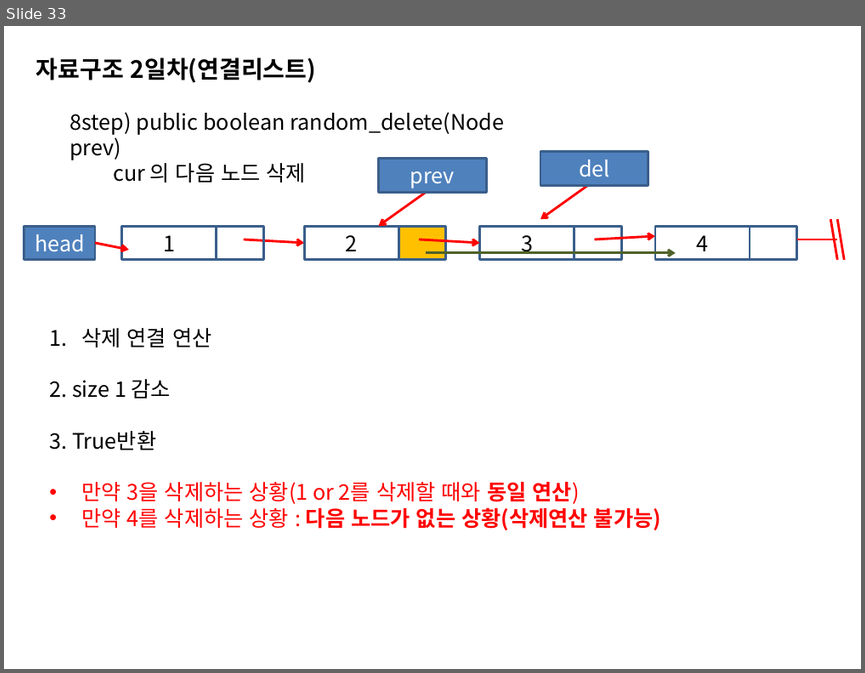
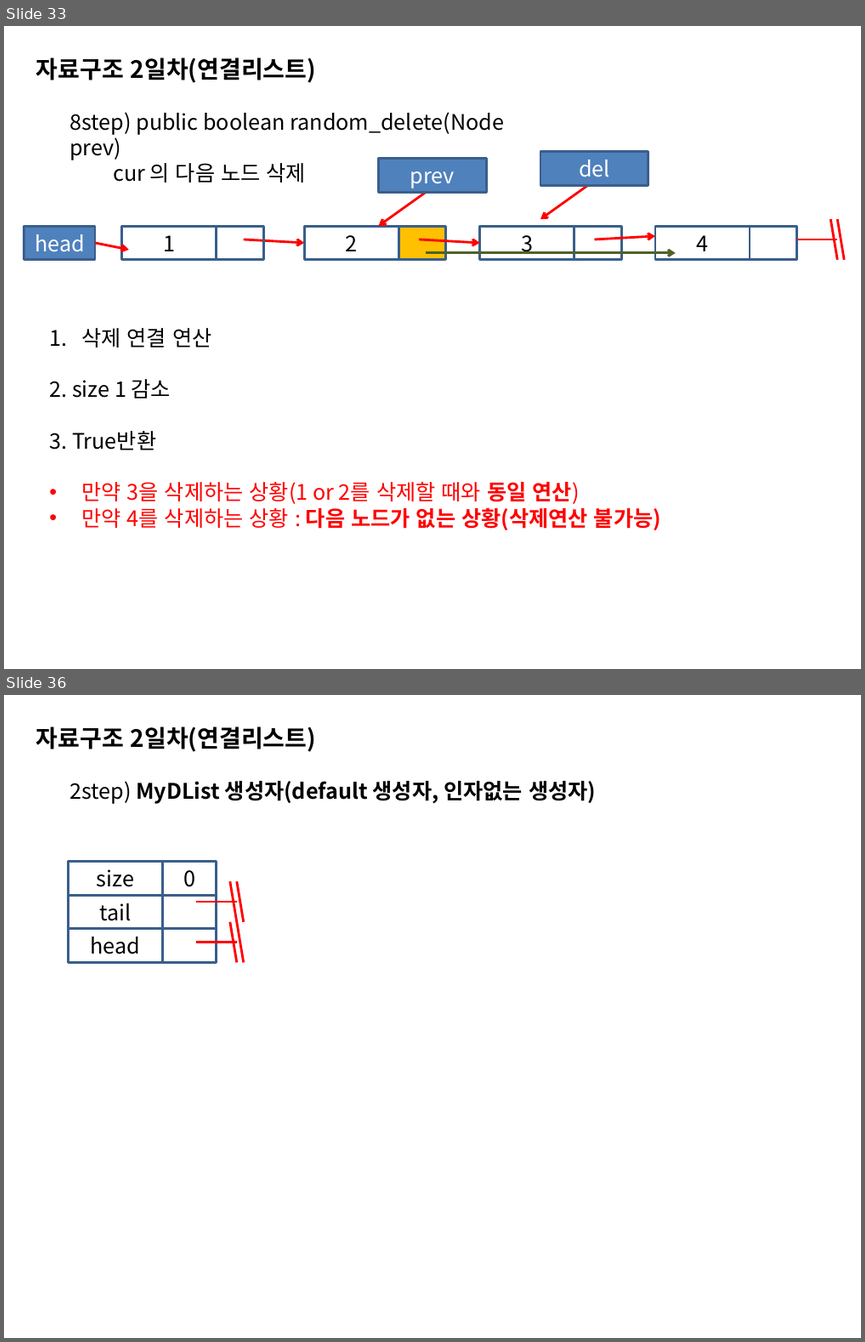
Before and after one commit to sing2song/TILDS, a slide deck: Java자료구조2.pptx. Shown one above the other, each under a label of ours: slide 33 before the commit, slides 33 and 36 after it; the slides between them are not shown. The pictures are 865x673 and 865x1342 pixels, drawn with LibreOffice and Linux fonts; fonts in the diff are those of the drawing. Boxes give left, top, right and bottom in pixels: in the first picture for what was removed or moved away, otherwise in the second. Text is boxed around its words. In the diff, an @@ line names an element or a change of style, - is before the commit and + after.

```diff
--- a/Java자료구조2.pptx
+++ b/Java자료구조2.pptx
@@ slide 36 added at (4,695,861,1338), background #FFFFFF @@
@@ text added at (36,726,316,752), 20 pt, text #000000, bold @@
+자료구조 2일차(연결리스트)
@@ text added at (69,781,596,804), 18 pt, text #000000, bold @@
+2step) MyDList 생성자(default 생성자, 인자없는 생성자)
@@ rectangle added at (69,862,162,895), outline #3A5F8C 2 pt, 18 pt, text #000000 @@
+size
@@ rectangle added at (162,862,216,895), outline #3A5F8C 2 pt, 18 pt, text #000000 @@
+0
@@ rectangle added at (69,895,162,928), outline #3A5F8C 2 pt, 18 pt, text #000000 @@
+tail
@@ rectangle added at (162,895,216,928), outline #3A5F8C 2 pt @@
@@ line added from (230, 882) to (237, 922), #FF0000 2 pt @@
@@ line added from (237, 882) to (244, 922), #FF0000 2 pt @@
@@ line added from (196, 902) to (237, 902), #FF0000 2 pt @@
@@ line added from (230, 922) to (237, 962), #FF0000 2 pt @@
@@ line added from (237, 922) to (244, 962), #FF0000 2 pt @@
@@ rectangle added at (69,929,162,962), outline #3A5F8C 2 pt, 18 pt, text #000000 @@
+head
@@ rectangle added at (162,929,216,962), outline #3A5F8C 2 pt @@
@@ line added from (196, 941) to (237, 941), #FF0000 2 pt @@
```
Also in this commit, not shown: 14 other slides added, 8 other files.
